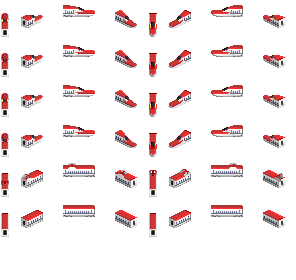
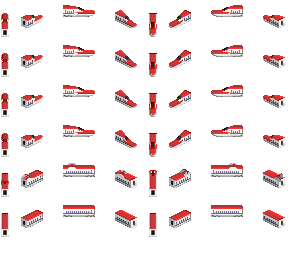
Revision of a layered 296x280 image; what changed, layer by layer:
painted on "Sprites T3" over [28, 170, 277, 225]
